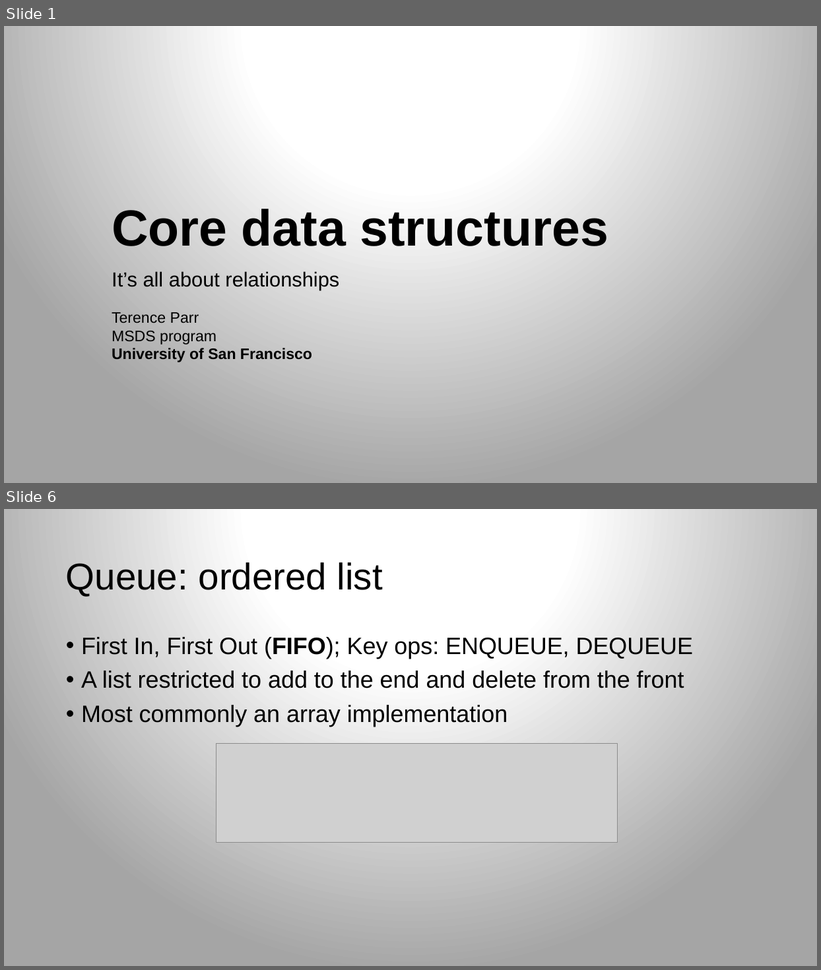
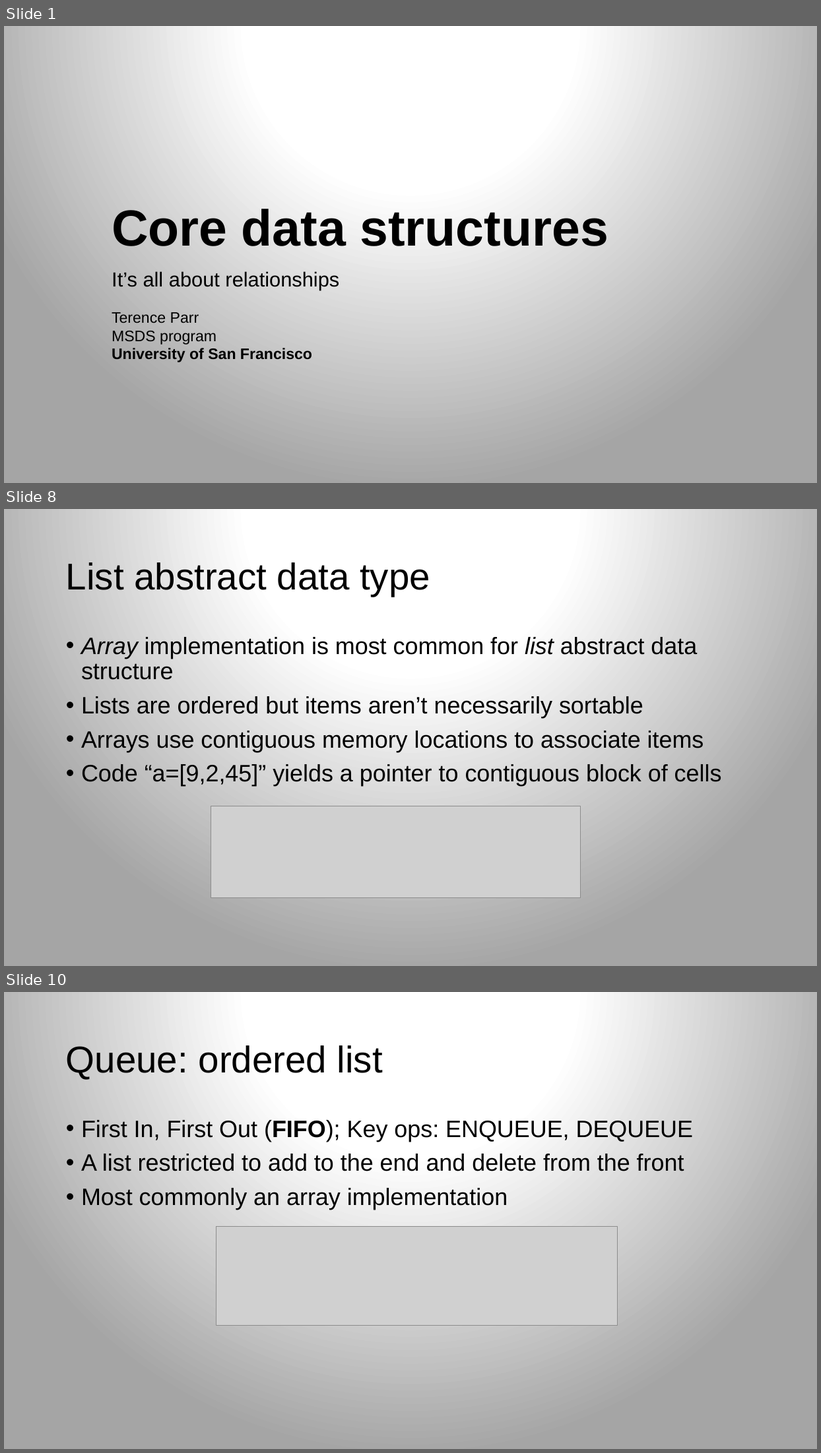
Before and after one commit to parrt/msds689, a slide deck: notes/core-data-structures.pptx. Shown one above the other, each under a label of ours: slides 1 and 6 before the commit, slides 1, 8 and 10 after it; the slides between them are not shown. The pictures are 821x970 and 821x1453 pixels, drawn with LibreOffice and Linux fonts; fonts in the diff are those of the drawing; grey boxes stand for pictures; background and template pictures are left out. Boxes give left, top, right and bottom in pixels: in the first picture for what was removed or moved away, otherwise in the second. Text is boxed around its words. In the diff, an @@ line names an element or a change of style, - is before the commit and + after.

```diff
--- a/notes/core-data-structures.pptx
+++ b/notes/core-data-structures.pptx
@@ slide 8 added at [4, 509, 817, 966], background gradient #FFFFFF to #A5A5A5 @@
@@ title added at [66, 562, 430, 596], 44 pt, text #000000 @@
+List abstract data type
@@ text added at [81, 637, 722, 786], 28 pt, text #000000 @@
+• Array implementation is most common for list abstract data structure
+• Lists are ordered but items aren’t necessarily sortable
+• Arrays use contiguous memory locations to associate items
+• Code “a=[9,2,45]” yields a pointer to contiguous block of cells
@@ picture added at [211, 807, 581, 898] @@
@@ what was slide 6 is now slide 10 @@
```
Also in this commit, not shown: 9 slides changed, 5 other slides added, 2 slides removed, 4 other files.
